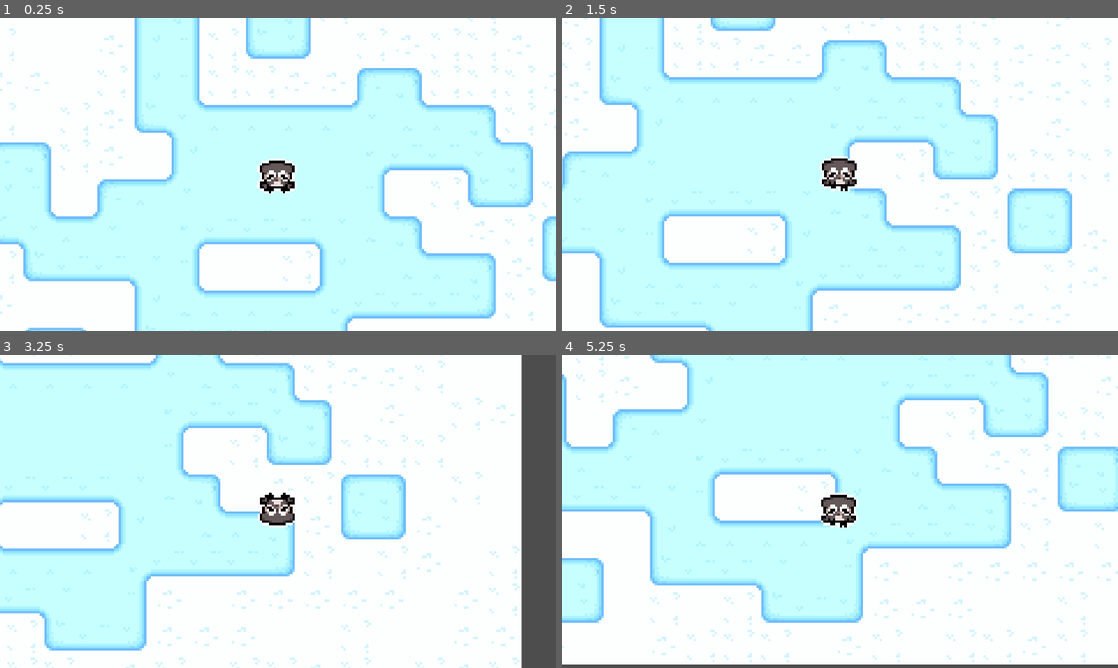
Above: before the commit, frames 1-4 (two rows, left to right).
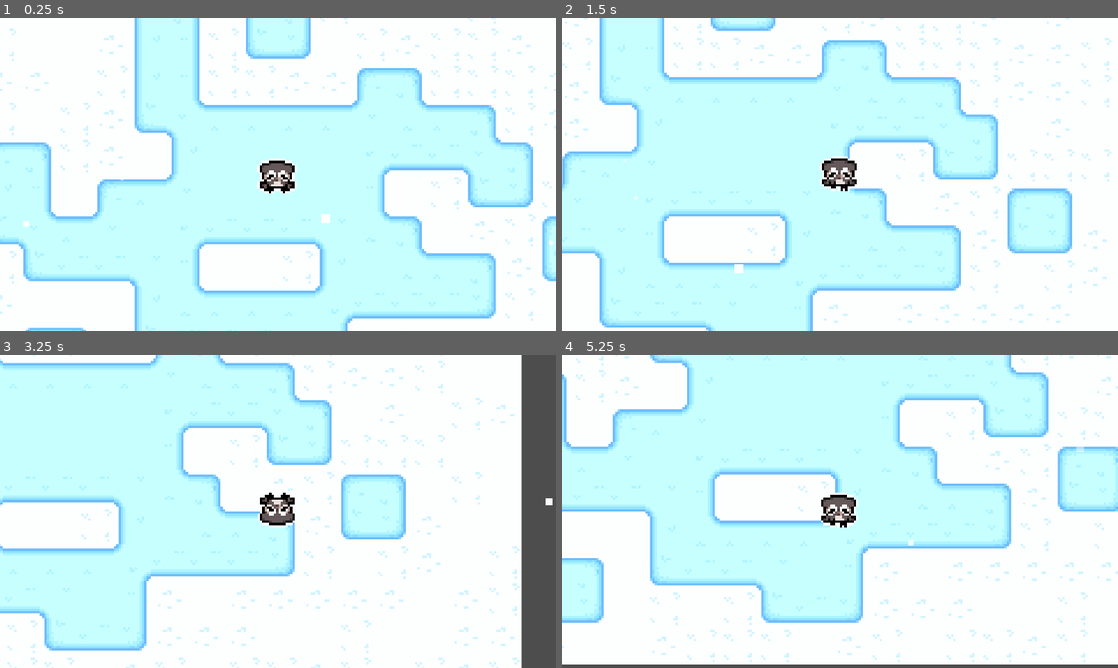
Above: after the commit, the same moments.

Repository: kylebrick/Owlvalanche
Game: Godot game, scene res://Levels/00 - Testing/scn_000e_testing.tscn
Two runs of this game, one before a commit and one after it. Both use one fixed random seed, a clock stepped at 60 frames per second and the inputs below.
Inputs:
- Up to frame 1 (0.25 s): no input
- Up to frame 2 (1.5 s): tap Enter (ui_accept) at 0.5 s; hold Right (move_right) 0.53-1.28 s; hold Shift (shift) 0.53-1.28 s; tap Space (jump) at 0.77 s; hold Down (move_down) from 1.28 s (still down); tap Shift (shift) at 1.35 s
- Up to frame 3 (3.25 s): tap Space (jump) at 1.52, 3.02 s; release Down (move_down) at 2.03 s; hold Right (move_right) 2.03-2.78 s; hold Shift (shift) 2.03-2.78 s; hold Up (move_up) from 2.78 s (still down); tap Shift (shift) at 2.85 s
- Up to frame 4 (5.25 s): release Up (move_up) at 3.53 s; hold Shift (shift) 3.53-4.28 s; hold Left (move_left) 3.53-5.03 s; tap Space (jump) at 3.77, 4.52 s; tap Shift (shift) at 4.35 s; hold Down (move_down) from 5.03 s (still down); hold Shift (shift) from 5.03 s (still down)

The runs differ from the first frame. In frame 1, less than 0.1% of the frame differs, in the area x 4-100%, y 51-73%; in frame 2, less than 0.1%; in frame 3, less than 0.1%; in frame 4, less than 0.1%.

Commit message:
Snow FX
-Added a snow effect that comes from the top of the screen. Will have to add some sort of movement later w/ the moving camera.

Diff:
--- a/Source/Levels/00 - Testing/scn_000e_testing.tscn
+++ b/Source/Levels/00 - Testing/scn_000e_testing.tscn
@@ -1,6 +1,7 @@
 [gd_scene format=4 uid="uid://ds0ic106bjuph"]
 
 [ext_resource type="PackedScene" uid="uid://c7aaah7ypbvd5" path="res://Objects/obj_player_rpg_test.tscn" id="1_1kav1"]
+[ext_resource type="AudioStream" uid="uid://cu014hnvnhb76" path="res://Music/mus_overworld.wav" id="1_bdubk"]
 [ext_resource type="Texture2D" uid="uid://bg6cqhgr4l2l7" path="res://Tilesets/tiles_snow.png" id="2_bdubk"]
 
 [sub_resource type="TileSetAtlasSource" id="TileSetAtlasSource_3h3mc"]
@@ -141,10 +142,40 @@
 physics_layer_0/collision_layer = 1
 terrain_set_0/mode = 0
 terrain_set_0/terrain_0/name = "Snow Path"
-terrain_set_0/terrain_0/color = Color(0.5, 0.34375, 0.25, 1)
+terrain_set_0/terrain_0/color = Color(0.72645986, 0.23957351, 0.44469047, 1)
 sources/1 = SubResource("TileSetAtlasSource_3h3mc")
 
+[sub_resource type="Curve" id="Curve_bdubk"]
+_data = [Vector2(0, 1), 0.0, 0.0, 0, 0, Vector2(1, 0), -1.4115995, 0.0, 0, 0]
+point_count = 2
+
+[sub_resource type="CurveTexture" id="CurveTexture_3h3mc"]
+curve = SubResource("Curve_bdubk")
+
+[sub_resource type="Gradient" id="Gradient_spp0k"]
+offsets = PackedFloat32Array(0.41935483, 0.53456223)
+colors = PackedColorArray(1, 1, 1, 0.47058824, 1, 1, 1, 1)
+
+[sub_resource type="GradientTexture1D" id="GradientTexture1D_nnmh8"]
+gradient = SubResource("Gradient_spp0k")
+
+[sub_resource type="ParticleProcessMaterial" id="ParticleProcessMaterial_6ff40"]
+particle_flag_disable_z = true
+emission_shape = 3
+emission_box_extents = Vector3(500, 1, 1)
+gravity = Vector3(-45, 98, 0)
+scale_max = 4.0
+color_initial_ramp = SubResource("GradientTexture1D_nnmh8")
+alpha_curve = SubResource("CurveTexture_3h3mc")
+turbulence_enabled = true
+turbulence_noise_strength = 0.0
+turbulence_noise_scale = 0.2
+turbulence_noise_speed_random = 0.08
+
 [node name="Scn000Testing" type="Node2D" unique_id=712738146]
+
+[node name="BGRMusic" type="AudioStreamPlayer" parent="." unique_id=1652025085]
+stream = ExtResource("1_bdubk")
 
 [node name="SnowLayer" type="TileMapLayer" parent="." unique_id=1151787233]
 tile_map_data = PackedByteArray("AAD0//n/AQAAAAEAAAD0//r/AQAAAAIAAAD0//v/AQAAAAEAAAD0//z/AQAAAAAAAAD0//3/AQAAAAIAAAD0// …(5296 unchanged characters)…
@@ -154,3 +185,9 @@
 
 [node name="Camera" type="Camera2D" parent="OwlRPG" unique_id=1738093341]
 zoom = Vector2(8, 8)
+
+[node name="SnowFX" type="GPUParticles2D" parent="." unique_id=410158534]
+amount = 80
+lifetime = 10.0
+preprocess = 30.0
+process_material = SubResource("ParticleProcessMaterial_6ff40")
Not shown, added: Source/Sprites/test.png.import
Not shown, added: Resources/spr_owlval_PlayerOwl.aseprite
